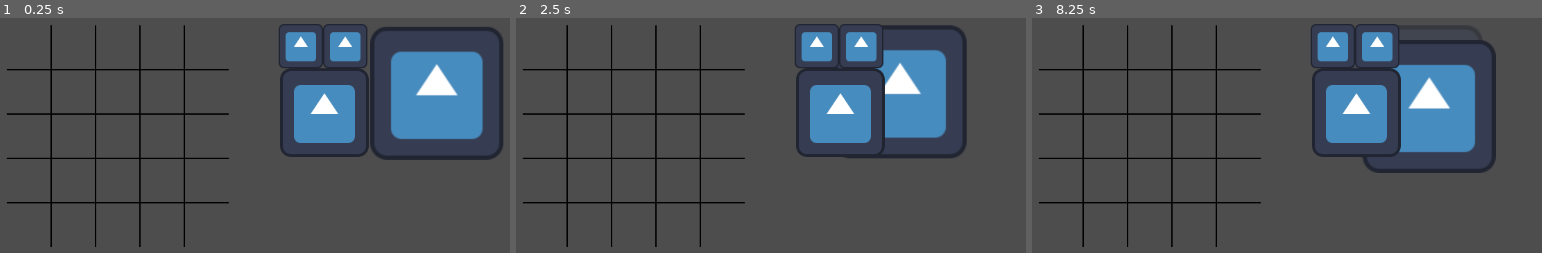
Above: before the commit, frames 1-3 (left to right).
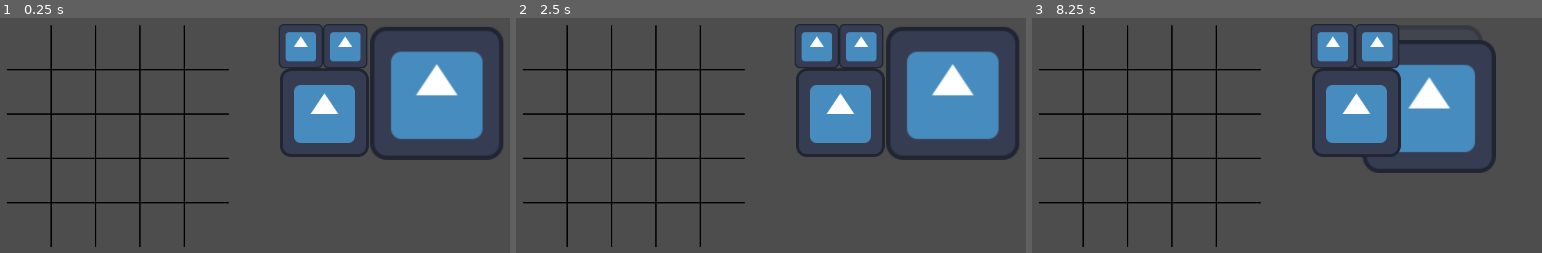
Above: after the commit, the same moments.

Repository: DevKinantan/LudumDare54
Game: Godot game, scene res://scene/main.tscn
Two runs of this game, one before a commit and one after it. Both use one fixed random seed, a clock stepped at 60 frames per second and the inputs below. The engine's default icon, where the game draws it, is replaced by a stand-in: a white triangle on a blue panel in a dark square.
Inputs (mouse positions are in pixels of both pictures, inside the frame that each line leads up to):
- Up to frame 1 (0.25 s): no input
- Up to frame 2 (2.5 s): tap Enter at 0.5, 2 s; move the mouse to (1010, 182) at 0.52 s; click (1010, 182) at 0.67 s; tap Space at 1.25 s; drag from (674, 227) to (1010, 182) at 1.27 s; move the mouse to (913, 107) at 2.02 s; click (913, 107) at 2.17 s
- Up to frame 3 (8.25 s): tap Space at 2.75, 4.25 s; drag from (outside the picture) to (1108, 137) at 2.77 s; tap Enter at 3.5 s; move the mouse to (outside the picture) at 3.52 s; click (outside the picture) at 3.67 s; drag from (1108, 137) to (outside the picture) at 4.27 s; move the mouse to (1389, 206) at 5.02 s; click (1389, 206) at 5.17 s; drag from (1230, 93) to (1190, 227) at 5.77 s; move the mouse to (1526, 182) at 6.52 s; click (1526, 182) at 6.67 s; drag from (1190, 227) to (1526, 182) at 7.27 s; move the mouse to (1429, 107) at 8.02 s; click (1429, 107) at 8.17 s

The runs differ from the first frame. In frame 2, 7.6% of the frame differs, in the area x 62-99%, y 2-61%; in frame 3, less than 0.1%.

Commit message:
fix goto last pos if item will colided

Diff:
--- a/scene/MouseCollision.gd
+++ b/scene/MouseCollision.gd
@@ -13,11 +13,11 @@
 				if area.get_parent().is_class("Item"):
 					picked_item = area.get_parent()
 					picked_item.draggable = true
-					picked_item.get_node("ShadowSprite").visible = true
+					picked_item.get_node("ShadowArea").visible = true
 					break
 
 		if event.is_released() and picked_item != null:
 			picked_item.draggable = false
-			picked_item.get_node("ShadowSprite").visible = false
+			picked_item.get_node("ShadowArea").visible = true
 			picked_item.snap_position()
 			picked_item = null
--- a/scene/item.gd
+++ b/scene/item.gd
@@ -1,39 +1,45 @@
 class_name Item extends Node2D
 
 var draggable = false
+var colided = false
 var sprite_width = null
+var last_pos = null
 
 func _ready():
 	sprite_width = int($Sprite2D.texture.get_width() * scale.x)
-	print(sprite_width)
+	last_pos = global_position
 
 
 func _process(delta):
+	if colided:
+		print("Kokoro ILY")
+
 	if draggable:
 		global_position = get_global_mouse_position()
 
 		if sprite_width % 128 == 0:
-			$ShadowSprite.global_position.x = (int((global_position.x-32)/64)) * 64 + 64
-			$ShadowSprite.global_position.y = (int((global_position.y-32)/64)) * 64 + 64
+			$ShadowArea.global_position.x = (int((global_position.x-32)/64)) * 64 + 64
+			$ShadowArea.global_position.y = (int((global_position.y-32)/64)) * 64 + 64
 		else:
-			$ShadowSprite.global_position.x = (int((global_position.x)/64)) * 64 + 32
-			$ShadowSprite.global_position.y = (int((global_position.y)/64)) * 64 + 32
+			$ShadowArea.global_position.x = (int((global_position.x)/64)) * 64 + 32
+			$ShadowArea.global_position.y = (int((global_position.y)/64)) * 64 + 32
 
 
-func floor_or_ceil(n):
-	print(n)
-	if n < 0.5:
-		return floor(n)
-	else:
-		return ceil(n)
+func snap_position():
+	if not colided:
+		if sprite_width % 128 == 0:
+			global_position.x = (int((global_position.x-32)/64)) * 64 + 64
+			global_position.y = (int((global_position.y-32)/64)) * 64 + 64
+		else:
+			global_position.x = (int(global_position.x/64)) * 64 + 32
+			global_position.y = (int(global_position.y/64)) * 64 + 32
 
-func snap_position():
-	if sprite_width % 128 == 0:
-		global_position.x = (int((global_position.x-32)/64)) * 64 + 64
-		global_position.y = (int((global_position.y-32)/64)) * 64 + 64
-	else:
-		global_position.x = (int(global_position.x/64)) * 64 + 32
-		global_position.y = (int(global_position.y/64)) * 64 + 32
+		$ShadowArea.global_position = global_position
+		last_pos = global_position
+
+	elif colided:
+		global_position = last_pos
+		$ShadowArea.global_position = last_pos
 
 
 @warning_ignore("native_method_override")
@@ -44,3 +50,13 @@
 @warning_ignore("native_method_override")
 func is_class(value):
 	return value == "Item"
+
+
+func _on_shadow_area_area_entered(area):
+	if area.name == "ShadowArea":
+		colided = true
+
+
+func _on_shadow_area_area_exited(area):
+	if area.name == "ShadowArea":
+		colided = false
--- a/scene/item.tscn
+++ b/scene/item.tscn
@@ -4,22 +4,29 @@
 [ext_resource type="Script" path="res://scene/item.gd" id="1_qv0jt"]
 
 [sub_resource type="RectangleShape2D" id="RectangleShape2D_7n8xx"]
-size = Vector2(131, 129)
+size = Vector2(112, 117.25)
 
 [node name="Item" type="Node2D"]
 scale = Vector2(0.5, 0.5)
 script = ExtResource("1_qv0jt")
 
-[node name="ShadowSprite" type="Sprite2D" parent="."]
-visible = false
+[node name="ShadowArea" type="Area2D" parent="."]
+
+[node name="ShadowSprite" type="Sprite2D" parent="ShadowArea"]
 self_modulate = Color(1, 1, 1, 0.498039)
 texture = ExtResource("1_8hcdg")
+
+[node name="ShadowCollision" type="CollisionShape2D" parent="ShadowArea"]
+position = Vector2(0, 0.625)
+shape = SubResource("RectangleShape2D_7n8xx")
 
 [node name="Sprite2D" type="Sprite2D" parent="."]
 texture = ExtResource("1_8hcdg")
 
-[node name="Area2D" type="Area2D" parent="."]
-visible = false
+[node name="ItemArea" type="Area2D" parent="."]
 
-[node name="CollisionShape2D" type="CollisionShape2D" parent="Area2D"]
+[node name="CollisionShape2D" type="CollisionShape2D" parent="ItemArea"]
 shape = SubResource("RectangleShape2D_7n8xx")
+
+[connection signal="area_entered" from="ShadowArea" to="." method="_on_shadow_area_area_entered"]
+[connection signal="area_exited" from="ShadowArea" to="." method="_on_shadow_area_area_exited"]
--- a/scene/main.tscn
+++ b/scene/main.tscn
@@ -1,13 +1,11 @@
-[gd_scene load_steps=5 format=3 uid="uid://ibwjnnstfxmh"]
+[gd_scene load_steps=4 format=3 uid="uid://ibwjnnstfxmh"]
 
-[ext_resource type="Script" path="res://script/DragItem.gd" id="1_jmenp"]
 [ext_resource type="PackedScene" uid="uid://pqk4dfi5b3wv" path="res://scene/item.tscn" id="2_mi4oy"]
 [ext_resource type="Script" path="res://scene/MouseCollision.gd" id="3_fkqg1"]
 
 [sub_resource type="CircleShape2D" id="CircleShape2D_cv362"]
 
 [node name="Main" type="Node2D"]
-script = ExtResource("1_jmenp")
 
 [node name="ItemB3" parent="." instance=ExtResource("2_mi4oy")]
 position = Vector2(748, 162)
--- a/script/DragItem.gd
+++ /dev/null
@@ -1,5 +0,0 @@
-extends Node2D
-
-func _input(event):
-	if event is InputEventMouseButton and event.is_pressed() and event.button_index == MOUSE_BUTTON_LEFT:
-		print(event.position)
